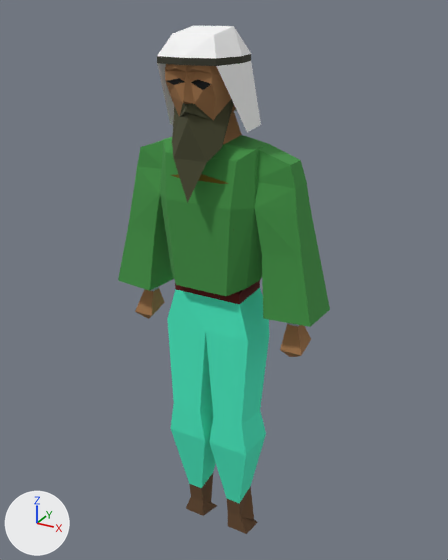
An edit to the glTF model public/models/gem-shops.gltf, drawn before and after from the same camera.
Camera for both pictures: a 50 mm lens placed at (100.7, -178.4, 203.1), pointed at (0.8, 3.3, 112.2). The lights are fixed; the arrows at lower left show +X, +Y and +Z. The first picture is the older version. Vertices at exactly the same position are counted once.

The older version as bpy lines, for what is in view:
```python
me_mesh_0 = bpy.data.meshes.new('Mesh_0')
me_mesh_0.from_pydata(...)  # 273 vertices, 481 faces; spans x -39.0..39.0, y -20.0..12.0, z -1.0..198.0
me_mesh_0.materials.append(mat_material_0)  # picture img_image_0
ob_mesh_0 = bpy.data.objects.new('Mesh_0', me_mesh_0)
ob_mesh_0.location = (0.0, 0.0, 0.0)
```
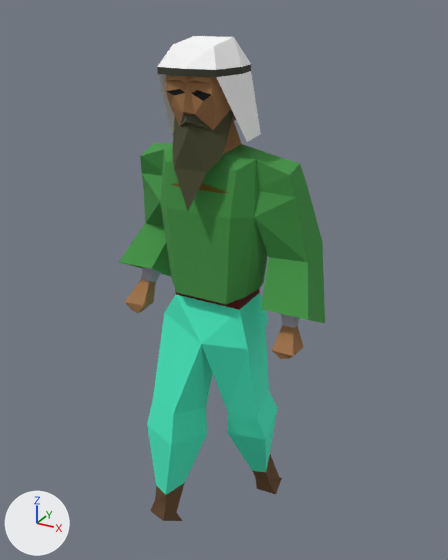
The newer file adds a shape key; the second version is drawn at full value of the shape key 'target_1' of 'Mesh_0', and the change is written as the vertex moves it makes.

Pixel boxes [x1, y1, x2, y2] of what changed, in the pictures (448 x 560 px; the box of a moved part takes in the faces that stretch with it):
'Mesh_0', reshaped: before [118, 26, 330, 534]; after [119, 36, 325, 521]
part 1 of me_mesh_0, moved or reshaped: before [157, 26, 261, 132]; after [157, 36, 261, 142]
part 2 of me_mesh_0, rebuilt (32% wider, 8% shorter): before [167, 280, 269, 534]; after [147, 288, 282, 521]
part 3 of me_mesh_0, moved or reshaped: before [118, 64, 330, 357]; after [119, 75, 325, 359]

The edits, one by one:
me_mesh_0 is used by ob_mesh_0; location (0.0, 0.0, 0.0).
me_mesh_0 had 273 vertices, 481 faces and spanned x -39.0..39.0, y -20.0..12.0, z -1.0..198.0.
me_mesh_0 now has 278 vertices, 481 faces and spans x -39.0..39.0, y -42.0..33.0, z -3.0..195.0.
me_mesh_0 part 1: the loose piece of 24 vertices spanning x -14.0..14.0, y -20.0..10.0, z 168.0..198.0 is moved by (0.0, 0.0, -3.0).
me_mesh_0 part 2: the loose piece of 62 vertices spanning x -17.0..17.0, y -9.0..12.0, z -1.0..123.0 is rebuilt with 62 vertices and now spans x -27.0..19.0, y -18.0..33.0, z -3.0..121.0.
me_mesh_0 part 3: 178 vertices removed from x -39.0..39.0, y -20.0..12.0, z 91.0..196.0; 183 vertices added at x -39.0..39.0, y -42.0..18.0, z 94.0..193.0.
